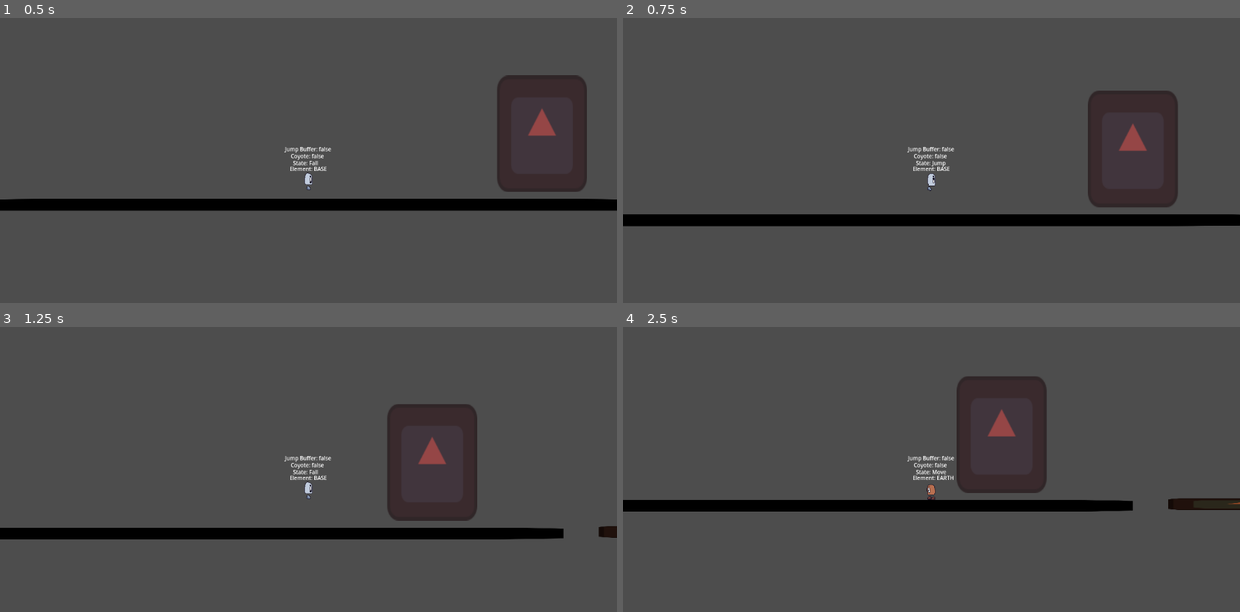
Above: before the commit, frames 1-4 (two rows, left to right).
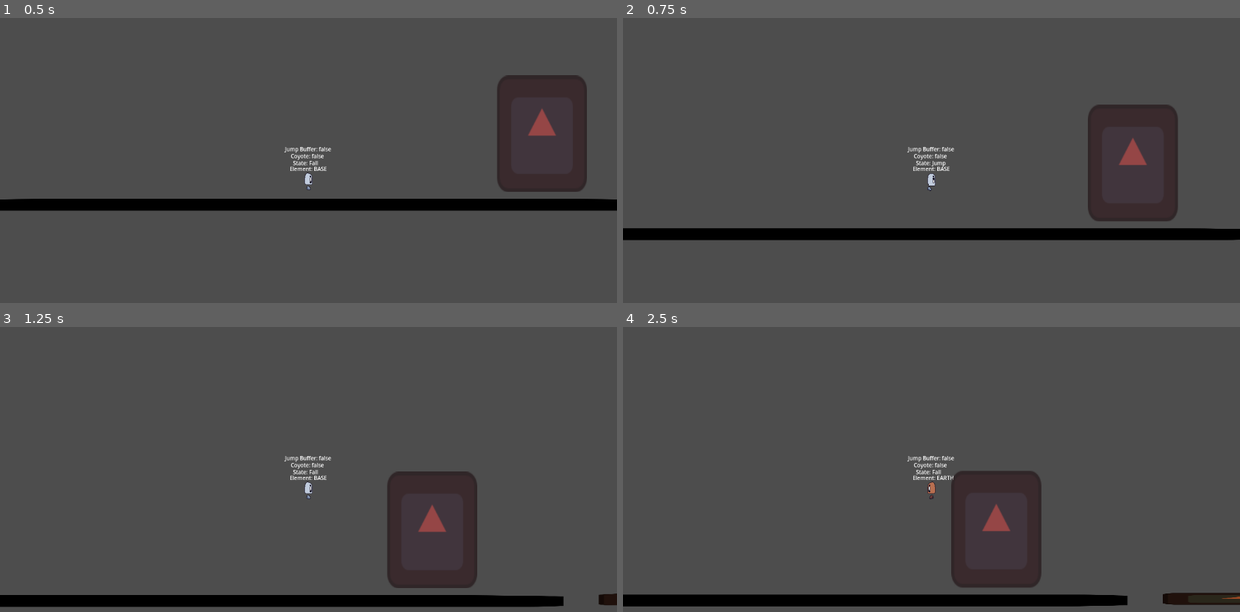
Above: after the commit, the same moments.

Repository: tkm3d1a/Piratesoftware_gamejam15
Game: Godot game, scene res://scenes/levels/proto_level.tscn
Same seed, same stepped clock (60 frames per second), same inputs: the game is played once before the commit and once after it. The engine's default icon, where the game draws it, is replaced by a stand-in: a white triangle on a blue panel in a dark square.
Inputs:
- Up to frame 1 (0.5 s): no input
- Up to frame 2 (0.75 s): hold D (move_right) from 0.53 s (still down); tap Space (jump) at 0.6 s
- Up to frame 3 (1.25 s): keep holding D (move_right); tap Space (jump) at 0.77, 1.07 s
- Up to frame 4 (2.5 s): tap S (transform_base) at 1.35 s; tap Space (jump) at 1.52, 1.55, 1.82, 2.3 s; release D (move_right) at 2.03 s; hold A (move_left) from 2.03 s (still down); hold Q (transform_earth) from 2.03 s (still down)

Frame 1 is identical in both runs. In frame 2, 10% of the frame differs, in the area x 0-100%, y 25-79%; in frame 3, 12%; in frame 4, 13%, in the area x 0-100%, y 17-99%.

Commit message:
Added jump buffering

Diff:
--- a/scenes/characters/player/player.tscn
+++ b/scenes/characters/player/player.tscn
@@ -184,6 +184,8 @@
 
 [node name="CoyoteTimer" type="Timer" parent="."]
 
+[node name="JumpBufferTimer" type="Timer" parent="."]
+
 [node name="DEBUG_transform" type="Label" parent="."]
 offset_left = -35.0
 offset_top = -49.0
--- a/scripts/characters/player.gd
+++ b/scripts/characters/player.gd
@@ -2,8 +2,8 @@
 
 @export_group("Movement")
 @export var speed := 300.0
-@export var jump_velocity := 400.0
-@export var jump_buffer_timer := 0.1
+@export var jump_velocity := 600.0
+@export var jump_buffer_timer := 0.15
 @export var coyote_wait_timer := 0.1
 
 @export_group("Transformations")
@@ -18,6 +18,7 @@
 @onready var anim_player_node: AnimationPlayer = get_node("AnimationPlayer")
 @onready var sprite_node: Sprite2D = get_node("Sprite2D")
 @onready var coyote_timer_node: Timer = get_node("CoyoteTimer")
+@onready var jump_buffer_timer_node: Timer = get_node("JumpBufferTimer")
 
 var jump_buffer_active := false
 var coyote_buffer_active := false
@@ -49,6 +50,10 @@
 	d_update_c_label(coyote_buffer_active)
 	d_update_jb_label(jump_buffer_active)
 	state_machine.init(self)
+
+	jump_buffer_timer_node.wait_time = jump_buffer_timer
+	jump_buffer_timer_node.one_shot = true
+	jump_buffer_timer_node.timeout.connect(clear_jump_buffer)
 
 	coyote_timer_node.wait_time = coyote_wait_timer
 	coyote_timer_node.one_shot = true
@@ -95,12 +100,21 @@
 
 func start_coyote_timer() -> void:
 	coyote_buffer_active = true
+	coyote_timer_node.start()
 	d_update_c_label(coyote_buffer_active)
-	coyote_timer_node.start()
 
 func on_coyote_timer_timeout() -> void:
 	coyote_buffer_active = false
 	d_update_c_label(coyote_buffer_active)
+
+func start_jump_buffer() -> void:
+	jump_buffer_active = true
+	jump_buffer_timer_node.start()
+	d_update_jb_label(jump_buffer_active)
+
+func clear_jump_buffer() -> void:
+	jump_buffer_active = false
+	d_update_jb_label(jump_buffer_active)
 
 ##############################################################
 # Debug only functions
--- a/scripts/characters/player_states/fall.gd
+++ b/scripts/characters/player_states/fall.gd
@@ -32,6 +32,10 @@
 	return null
 
 func process_input(_event: InputEvent) -> State:
+	if Input.is_action_just_pressed("jump"):
+		if not parent.jump_buffer_active:
+			parent.start_jump_buffer()
+
 	if Input.is_action_just_pressed("transform_earth") and parent.can_transform:
 		parent.transform(parent.Transform_State.EARTH)
 
--- a/scripts/characters/player_states/idle.gd
+++ b/scripts/characters/player_states/idle.gd
@@ -18,6 +18,9 @@
 	if not parent.is_on_floor():
 		return fall_state
 
+	if parent.jump_buffer_active and parent.is_on_floor():
+		return jump()
+
 	return null
 
 func process_input(_event: InputEvent) -> State:
@@ -33,3 +36,7 @@
 		parent.transform(parent.Transform_State.BASE)
 
 	return null
+
+func jump() -> State:
+	parent.clear_jump_buffer()
+	return jump_state
--- a/scripts/characters/player_states/move.gd
+++ b/scripts/characters/player_states/move.gd
@@ -21,6 +21,9 @@
 		if not parent.coyote_buffer_active:
 			return fall_state
 
+	if parent.jump_buffer_active and parent.is_on_floor():
+		return jump()
+
 	parent.velocity.x = movement
 	parent.sprite_node.flip_h = movement < 0
 	parent.move_and_slide()
@@ -40,3 +43,7 @@
 		parent.transform(parent.Transform_State.BASE)
 
 	return null
+
+func jump() -> State:
+	parent.clear_jump_buffer()
+	return jump_state
